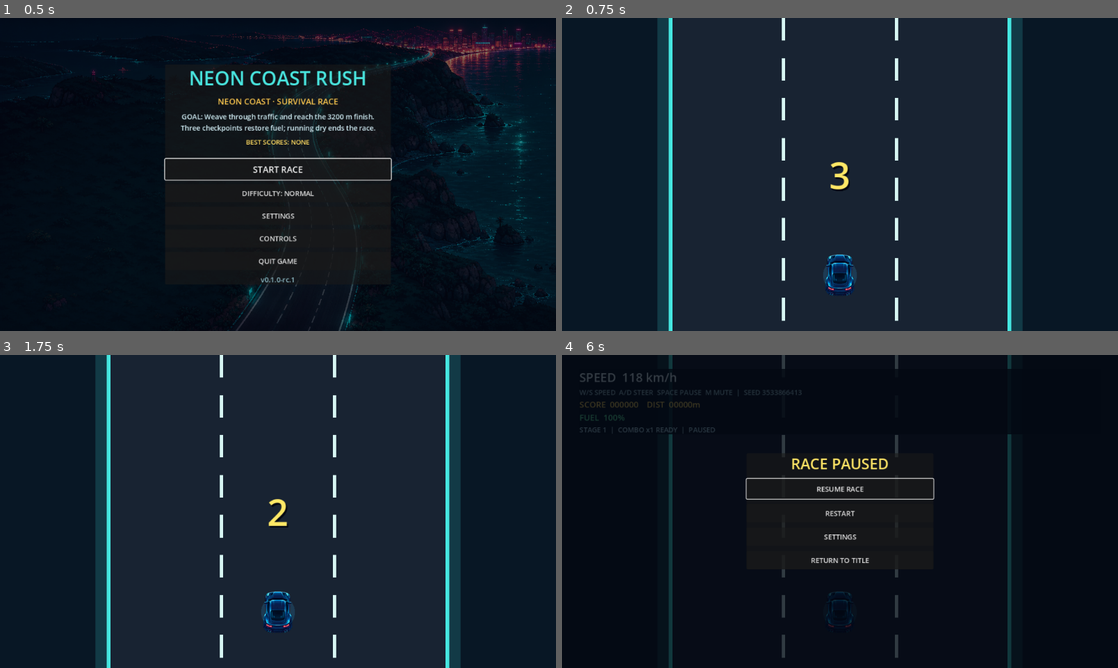
Above: before the commit, frames 1-4 (two rows, left to right).
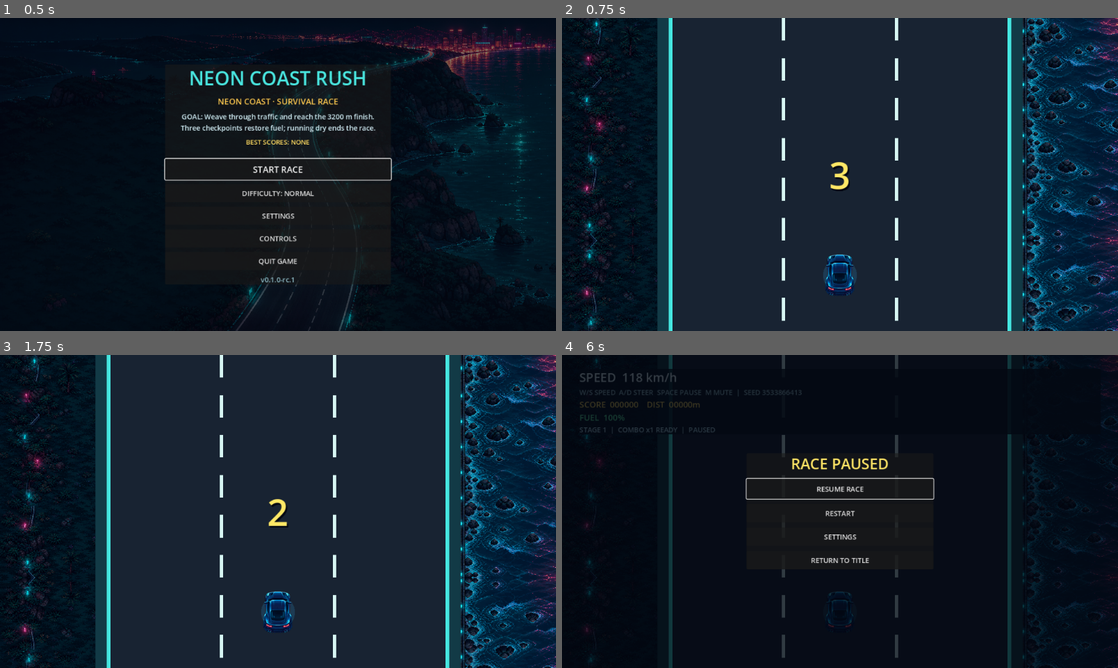
Above: after the commit, the same moments.

Repository: xiejiamincyq/car
Game: Godot game, scene res://scenes/main.tscn
Two runs of this game, one before a commit and one after it. Both use one fixed random seed, a clock stepped at 60 frames per second and the inputs below.
Inputs:
- Up to frame 1 (0.5 s): no input
- Up to frame 2 (0.75 s): click "START RACE" at 0.5 s
- Up to frame 3 (1.75 s): tap Enter at 1.25 s; hold Right (steer_right) from 1.28 s (still down); tap P at 1.35 s
- Up to frame 4 (6 s): tap R (restart_run) at 2, 3.5, 5 s; release Right (steer_right) at 2.03 s; hold Down (brake) 2.03-2.75 s; tap P at 2.1, 3.6, 5.1 s; click "CONFIRM" at 2.75 s; hold Right (steer_right) 3.53-4.25 s; click "CONFIRM" at 4.25 s; hold Up (accelerate) 5.03-5.75 s; click "CANCEL, KEEP RACING" at 5.75 s

Frame 1 is identical in both runs. In frame 2, 8.6% of the frame differs, in the area x 0-100%, y 0-100%; in frame 3, 8.6%; in frame 4, 0.6%.

Commit message:
feat: add scrolling neon coast environment

Diff:
--- /dev/null
+++ b/scripts/environment_scroller.gd
@@ -0,0 +1,13 @@
+class_name EnvironmentScroller
+extends RefCounted
+
+static func tile_positions(scroll: float, viewport_height: float, tile_height: float) -> PackedFloat32Array:
+	var positions := PackedFloat32Array()
+	if viewport_height <= 0.0 or tile_height <= 0.0:
+		return positions
+	var first_y := -fposmod(scroll, tile_height)
+	var y := first_y
+	while y < viewport_height:
+		positions.append(y)
+		y += tile_height
+	return positions
--- a/scripts/main.gd
+++ b/scripts/main.gd
@@ -20,6 +20,7 @@
 const DifficultyProfile = preload("res://scripts/difficulty_profile.gd")
 const GameText = preload("res://scripts/game_text.gd")
 const VehicleVisualAnimation = preload("res://scripts/vehicle_visual_animation.gd")
+const EnvironmentScroller = preload("res://scripts/environment_scroller.gd")
 const PLAYER_CAR_TEXTURE: Texture2D = preload("res://assets/vehicles/player_car.png")
 const TRAFFIC_SEDAN_TEXTURE: Texture2D = preload("res://assets/vehicles/traffic_sedan.png")
 const TRAFFIC_VAN_TEXTURE: Texture2D = preload("res://assets/vehicles/traffic_van.png")
@@ -27,14 +28,18 @@
 const TRAFFIC_SPORTS_TEXTURE: Texture2D = preload("res://assets/vehicles/traffic_sports.png")
 const TRAFFIC_TRUCK_TEXTURE: Texture2D = preload("res://assets/vehicles/traffic_truck.png")
 const FUEL_PICKUP_TEXTURE: Texture2D = preload("res://assets/pickups/fuel_pickup.png")
+const COAST_LEFT_TEXTURE: Texture2D = preload("res://assets/environment/coast_left.png")
+const COAST_RIGHT_TEXTURE: Texture2D = preload("res://assets/environment/coast_right.png")
 
 const ROAD_MARK_REPEAT_DISTANCE := 92.0
+const ENVIRONMENT_TILE_HEIGHT := 1024.0
 
 var drive: DriveController
 var traffic: TrafficDirector
 var collision: CollisionResponder
 var run: RunState
 var road_scroll := 0.0
+var environment_scroll := 0.0
 var screen_shake := Vector2.ZERO
 var collision_audio: AudioStreamPlayer
 var engine_audio: AudioStreamPlayer
@@ -249,6 +254,7 @@
 	acceleration_visual_strength = move_toward(acceleration_visual_strength, accelerate_input, delta * 5.0)
 	collision_visual_remaining = maxf(0.0, collision_visual_remaining - delta)
 	road_scroll = advance_road_scroll(road_scroll, drive.speed, delta, ROAD_MARK_REPEAT_DISTANCE)
+	environment_scroll = advance_road_scroll(environment_scroll, drive.speed, delta, ENVIRONMENT_TILE_HEIGHT)
 	var phase_before_tick := run.phase
 	run.tick(delta, drive.speed, GameConfig.MAX_SPEED)
 	feedback.tick(delta, run.fuel, run.difficulty_stage)
@@ -288,6 +294,7 @@
 	var edge_color := VisualStyle.HIGH_CONTRAST_EDGE if high_contrast_enabled else VisualStyle.EDGE_NEON
 	var lane_color := VisualStyle.HIGH_CONTRAST_LANE if high_contrast_enabled else VisualStyle.LANE_MARK
 	draw_rect(Rect2(Vector2.ZERO, viewport_size), ocean_color)
+	_draw_coastal_environment(road_left, road_right, viewport_size)
 	draw_rect(Rect2(road_left - 30.0, 0.0, GameConfig.ROAD_HALF_WIDTH * 2.0 + 60.0, viewport_size.y), shoulder_color)
 	var road_color := VisualStyle.road_color_for_transition(feedback.previous_stage, feedback.current_stage, feedback.stage_transition_mix, high_contrast_enabled)
 	draw_rect(Rect2(road_left, 0.0, GameConfig.ROAD_HALF_WIDTH * 2.0, viewport_size.y), road_color)
@@ -319,6 +326,19 @@
 	_draw_sparks()
 	draw_set_transform(Vector2.ZERO)
 
+func _draw_coastal_environment(road_left: float, road_right: float, viewport_size: Vector2) -> void:
+	var side_modulate := Color(0.58, 0.58, 0.58, 1.0) if high_contrast_enabled else Color.WHITE
+	var left_width := maxf(0.0, road_left - 30.0)
+	var right_start := road_right + 30.0
+	var right_width := maxf(0.0, viewport_size.x - right_start)
+	for tile_y in EnvironmentScroller.tile_positions(environment_scroll, viewport_size.y, ENVIRONMENT_TILE_HEIGHT):
+		if left_width > 0.0:
+			var left_source := Rect2(COAST_LEFT_TEXTURE.get_width() - left_width, 0.0, left_width, ENVIRONMENT_TILE_HEIGHT)
+			draw_texture_rect_region(COAST_LEFT_TEXTURE, Rect2(0.0, tile_y, left_width, ENVIRONMENT_TILE_HEIGHT), left_source, side_modulate)
+		if right_width > 0.0:
+			var right_source := Rect2(0.0, 0.0, right_width, ENVIRONMENT_TILE_HEIGHT)
+			draw_texture_rect_region(COAST_RIGHT_TEXTURE, Rect2(right_start, tile_y, right_width, ENVIRONMENT_TILE_HEIGHT), right_source, side_modulate)
+
 func _draw_sparks() -> void:
 	for spark in feedback.sparks:
 		var alpha := clampf(float(spark.life) * 2.0, 0.0, 1.0)
@@ -600,6 +620,7 @@
 	current_run_seed = run_seed_override if run_seed_override >= 0 else run_seed_sequence.next_seed()
 	drive.reset()
 	road_scroll = 0.0
+	environment_scroll = 0.0
 	traffic.reset(current_run_seed)
 	collision = CollisionResponder.new(GameConfig.COLLISION_SPEED_PENALTY, GameConfig.COLLISION_INVULNERABILITY_SECONDS)
 	screen_shake = Vector2.ZERO
--- /dev/null
+++ b/tests/test_environment_art.gd
@@ -0,0 +1,26 @@
+extends SceneTree
+
+const MainScene = preload("res://scenes/main.tscn")
+const EnvironmentScroller = preload("res://scripts/environment_scroller.gd")
+
+func _init() -> void:
+	for asset_path in ["res://assets/environment/coast_left.png", "res://assets/environment/coast_right.png"]:
+		var texture := load(asset_path) as Texture2D
+		assert(texture != null, "%s must import as a Texture2D" % asset_path)
+		assert(texture.get_size() == Vector2(256.0, 1024.0), "%s must use the frozen scrolling-strip canvas" % asset_path)
+
+	var positions := EnvironmentScroller.tile_positions(1300.0, 720.0, 1024.0)
+	assert(not positions.is_empty(), "Environment scrolling must draw at least one strip")
+	assert(positions[0] <= 0.0, "The first environment strip must begin above or at the viewport")
+	assert(positions[-1] + 1024.0 >= 720.0, "The last environment strip must cover the viewport bottom")
+	for index in range(1, positions.size()):
+		assert(is_equal_approx(positions[index] - positions[index - 1], 1024.0), "Environment strips must meet without a gap")
+
+	var main = MainScene.instantiate()
+	root.add_child(main)
+	await process_frame
+	var constants: Dictionary = main.get_script().get_script_constant_map()
+	assert(constants.has("COAST_LEFT_TEXTURE") and constants.has("COAST_RIGHT_TEXTURE"), "Main must preload both coastal environment strips")
+	main.queue_free()
+	await process_frame
+	quit()
Binary file added: art/source/generated/coast_left_source.png
Binary file added: art/source/generated/coast_right_source.png
Binary file added: assets/environment/coast_left.png
Not shown, added: assets/environment/coast_left.png.import
Binary file added: assets/environment/coast_right.png
Not shown, added: assets/environment/coast_right.png.import
Not shown, added: scripts/environment_scroller.gd.uid
Not shown, added: tests/test_environment_art.gd.uid
Not shown, changed: art/README.md
Not shown, added: scripts/tools/prepare_environment_strip.py
Not shown, changed: tasks/plan-art.md
